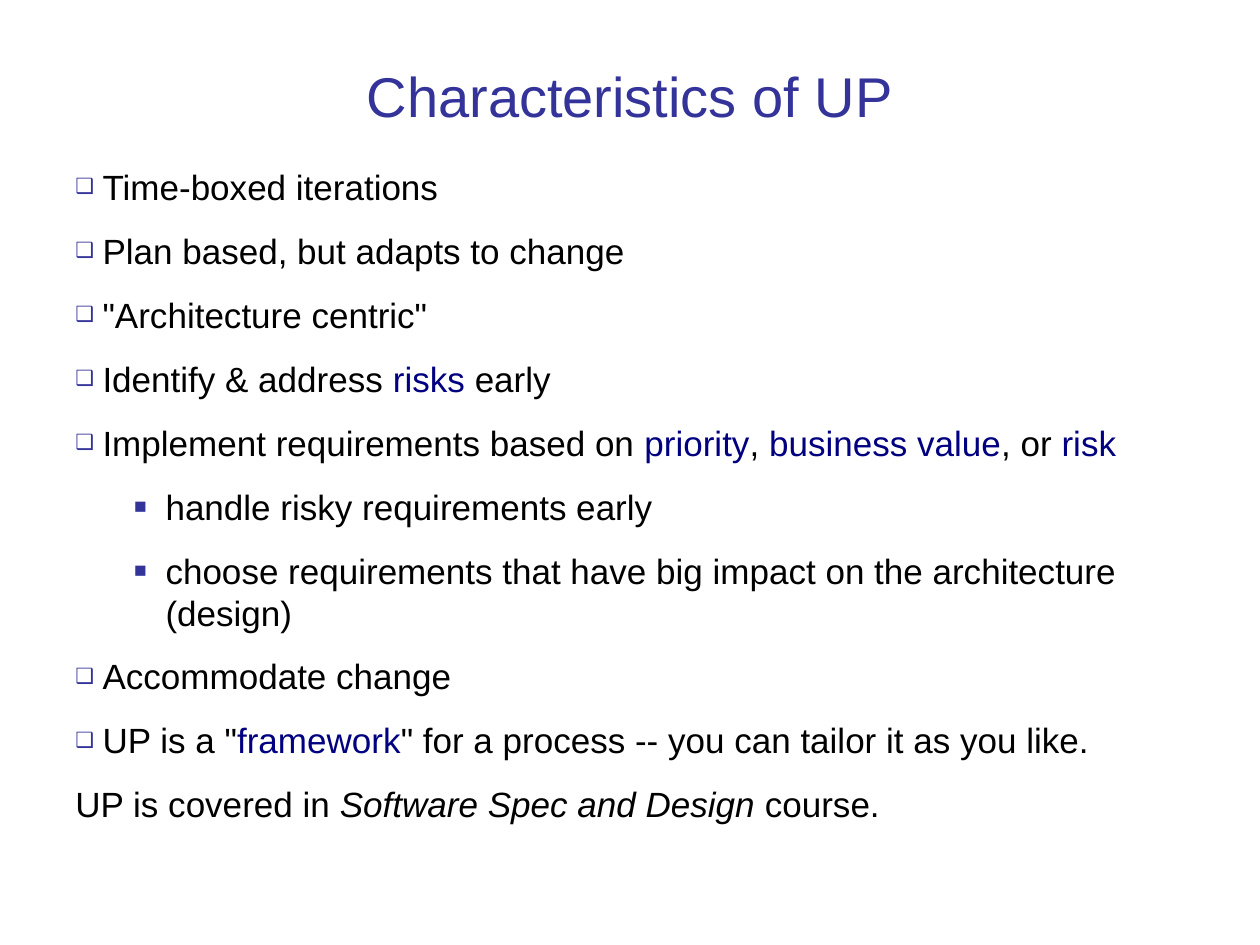
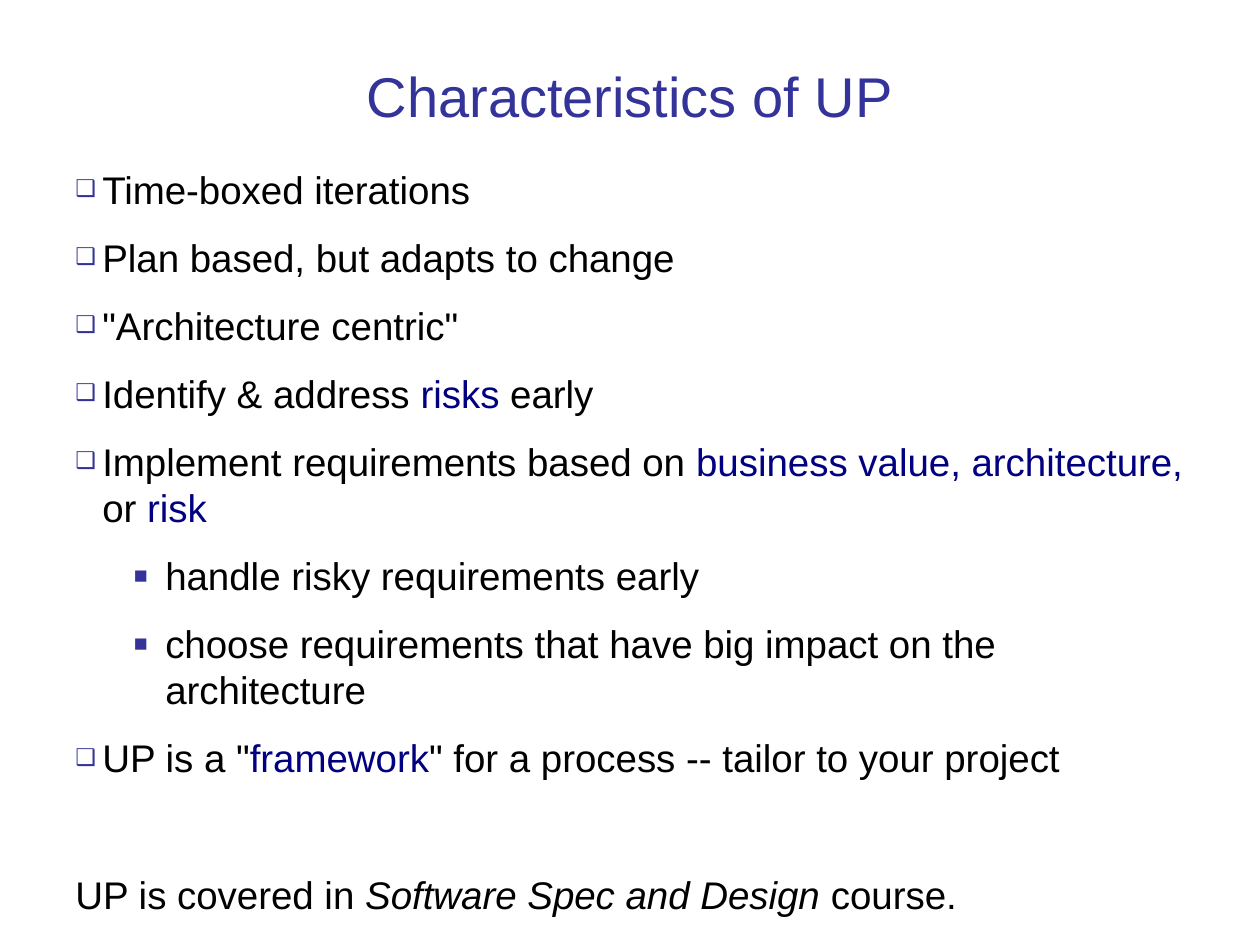
Before and after one commit to cpske/ISP, a slide deck: slide 36 of software-process/Introduction-software-process.ppt (slide 33 before the commit). Drawn at 1260x945 pixels with LibreOffice and Linux fonts; fonts in the diff are those of the drawing. Boxes give left, top, right and bottom in pixels: in the first picture for what was removed or moved away, otherwise in the second. Text is boxed around its words. In the diff, an @@ line names an element or a change of style, - is before the commit and + after.

Commit message:
improve intro to process

```diff
--- a/software-process/Introduction-software-process.ppt
+++ b/software-process/Introduction-software-process.ppt
@@ text at (75,176,957,916): size 20 to 22 pt in "Time-boxed iterations", "Plan based, but adapts to change", ""Architecture centric"", "Identify & address risks early" and 2 more places; indent changed @@
@@ text at (102,448,1183,523): text changed; size 20 to 22 pt; text colour #000000 to #000080 @@
-❑ Implement requirements based on priority, business value, or risk
+❑ Implement requirements based on business value, architecture, or risk
@@ text at (102,630,1059,780): text changed; size 20 to 22 pt @@
-  ■ choose requirements that have big impact on the architecture (design)
-❑ Accommodate change
-❑ UP is a "framework" for a process -- you can tailor it as you like.
+  ■ choose requirements that have big impact on the architecture
+❑ UP is a "framework" for a process -- tailor to your project
```
Also in this commit, not shown: 23 other slides changed, 13 slides added, 23 slides removed, 4 other files.
